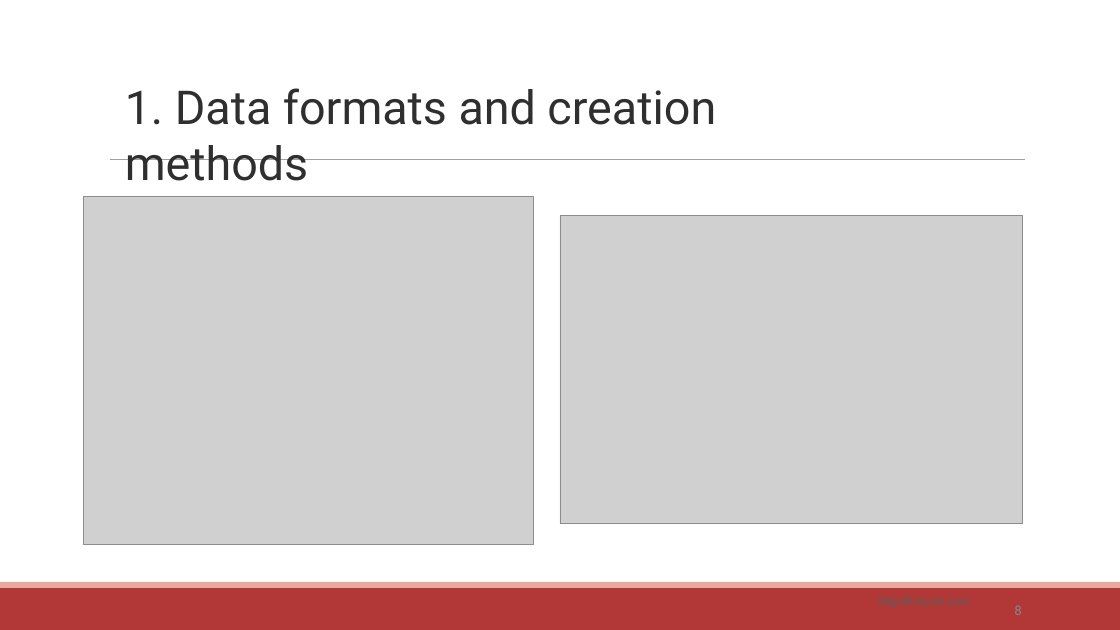
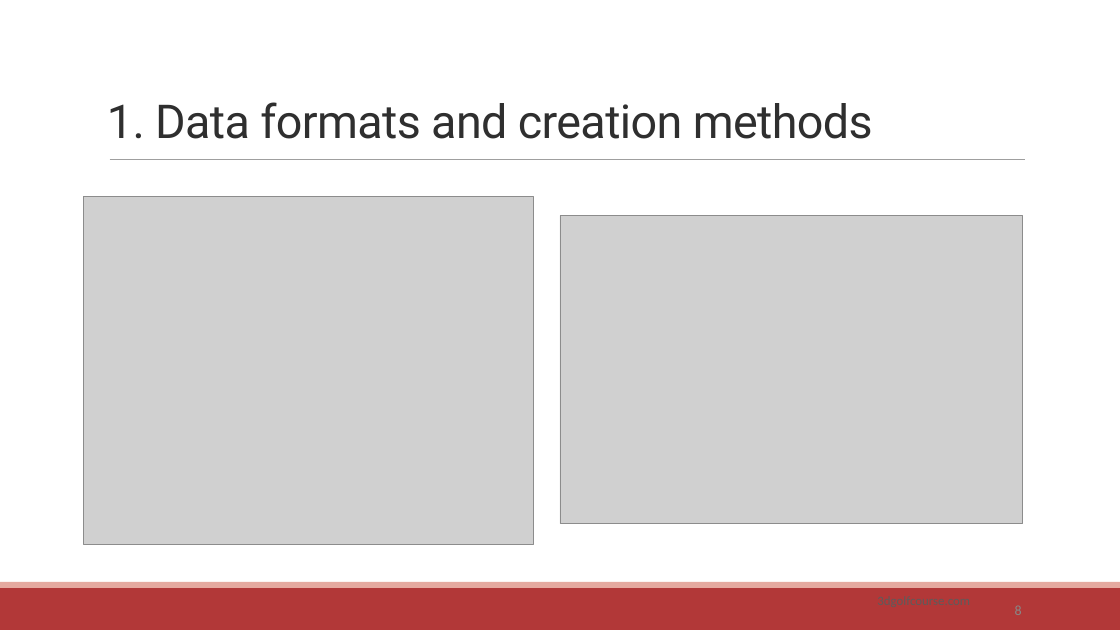
Before and after one commit to communitymaplab/geog4300_datascience, a slide deck: slide 8 of in_class_slides/geog4300_L02-Data science and coding.pptx. Drawn at 1120x630 pixels with LibreOffice and Linux fonts; fonts in the diff are those of the drawing; grey boxes stand for pictures. Boxes give left, top, right and bottom in pixels: in the first picture for what was removed or moved away, otherwise in the second. Text is boxed around its words. In the diff, an @@ line names an element or a change of style, - is before the commit and + after.

```diff
--- a/in_class_slides/geog4300_L02-Data science and coding.pptx
+++ b/in_class_slides/geog4300_L02-Data science and coding.pptx
@@ title "1. Data formats and creation ..." moved from (x1=125, y1=88, x2=716, y2=181) to (x1=107, y1=102, x2=873, y2=139) @@
@@ title "1. Data formats and creation ..." at (x1=107, y1=102, x2=873, y2=139): letter spacing 0 to -0.5 pt; line spacing 1 to 0.85; vertical alignment top to bottom @@
```
Also in this commit, not shown: 14 other slides changed, 1 other file.
